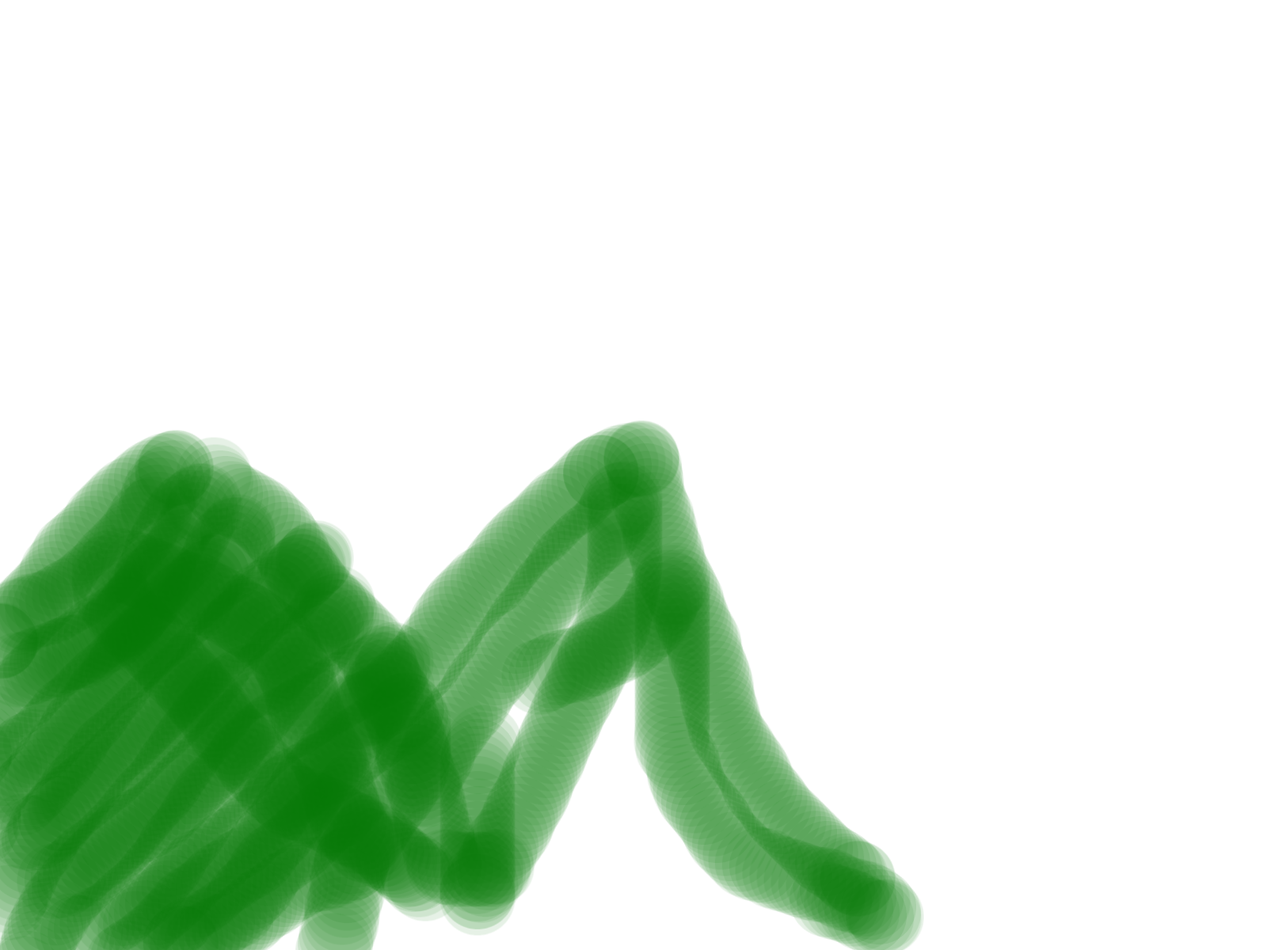
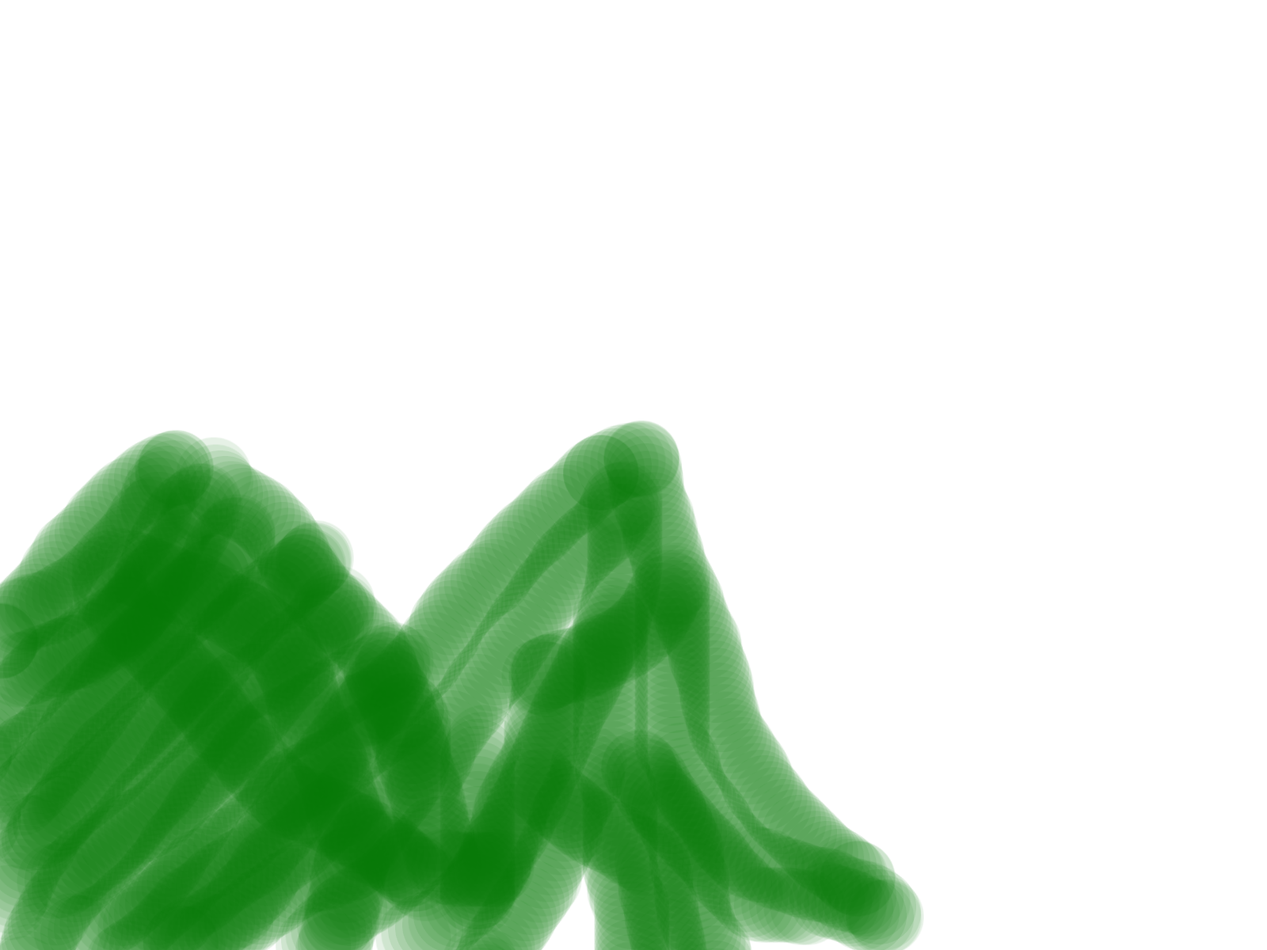
Layered file, before and after one edit (1267x950). Changes by layer:
painted on "Background" over [275, 577, 845, 950]
